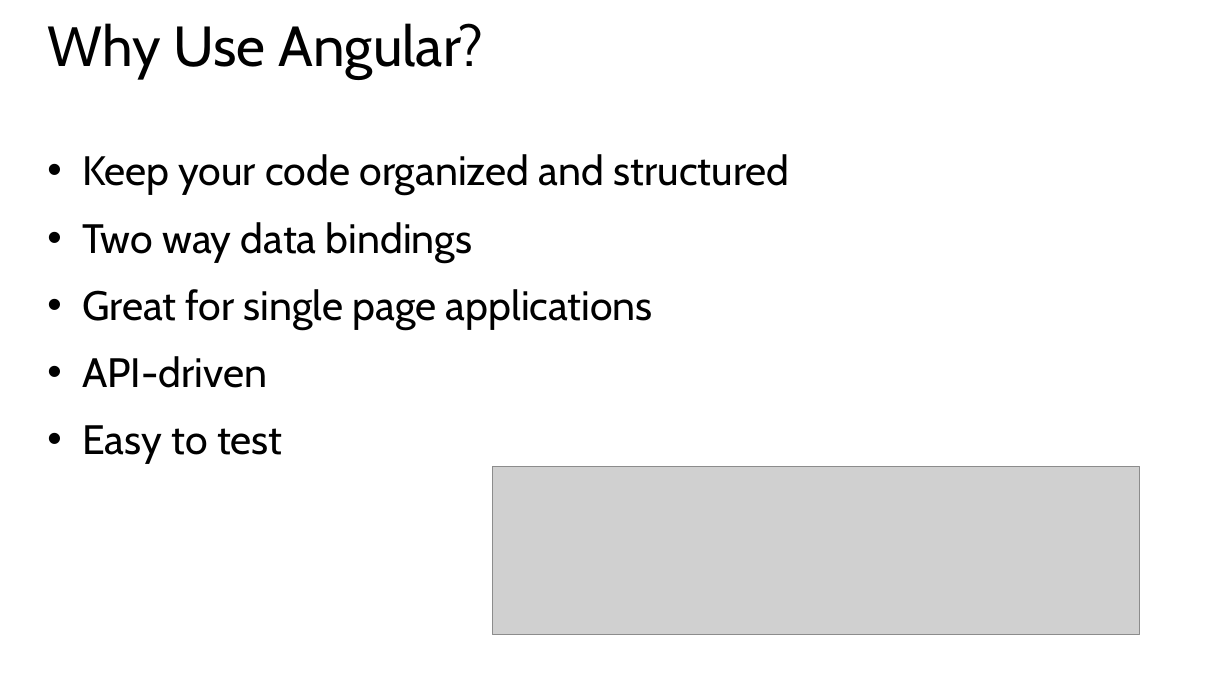
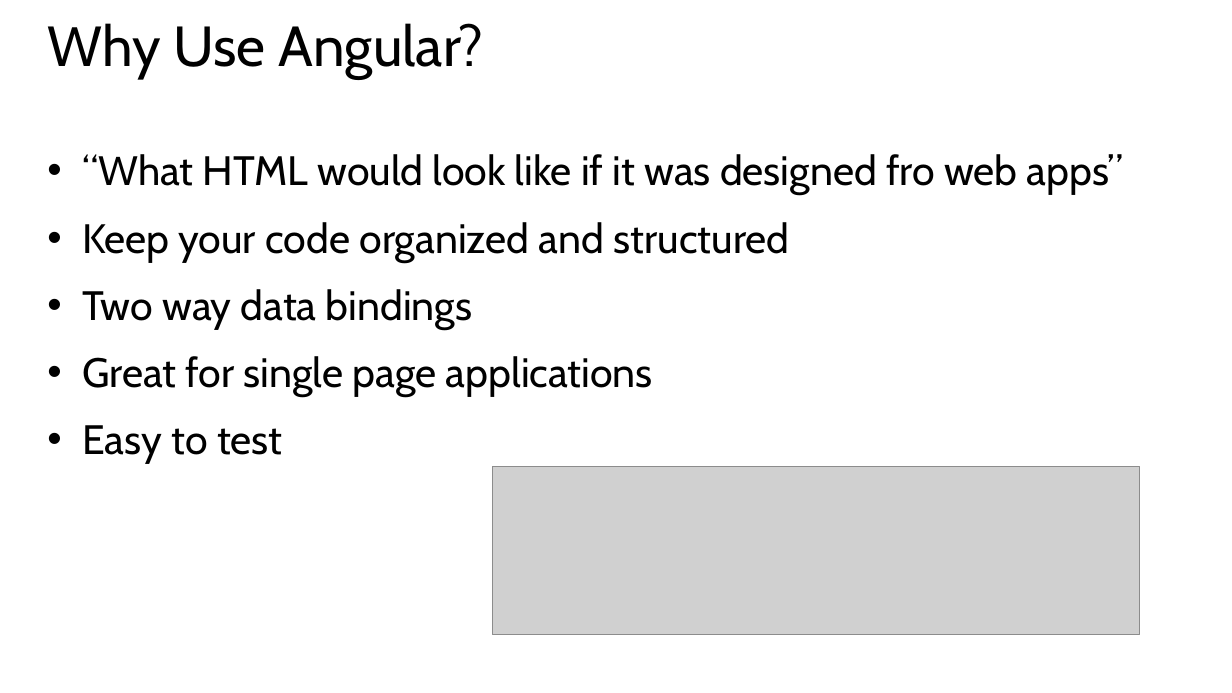
Before and after one commit to hwz/chirp, a slide deck: slide 5 of slides/module2.pptx (slide 6 before the commit). Drawn at 1232x693 pixels with LibreOffice and Linux fonts; fonts in the diff are those of the drawing; grey boxes stand for pictures. Boxes give left, top, right and bottom in pixels: in the first picture for what was removed or moved away, otherwise in the second. Text is boxed around its words. In the diff, an @@ line names an element or a change of style, - is before the commit and + after.

```diff
--- a/slides/module2.pptx
+++ b/slides/module2.pptx
@@ text at [82, 154, 1123, 195]: paragraph added @@
+• “What HTML would look like if it was designed fro web apps”
@@ text at [82, 356, 267, 388]: paragraph removed @@
-• API-driven
```
Also in this commit, not shown: 2 other slides changed, 2 slides removed, 1 other file.
